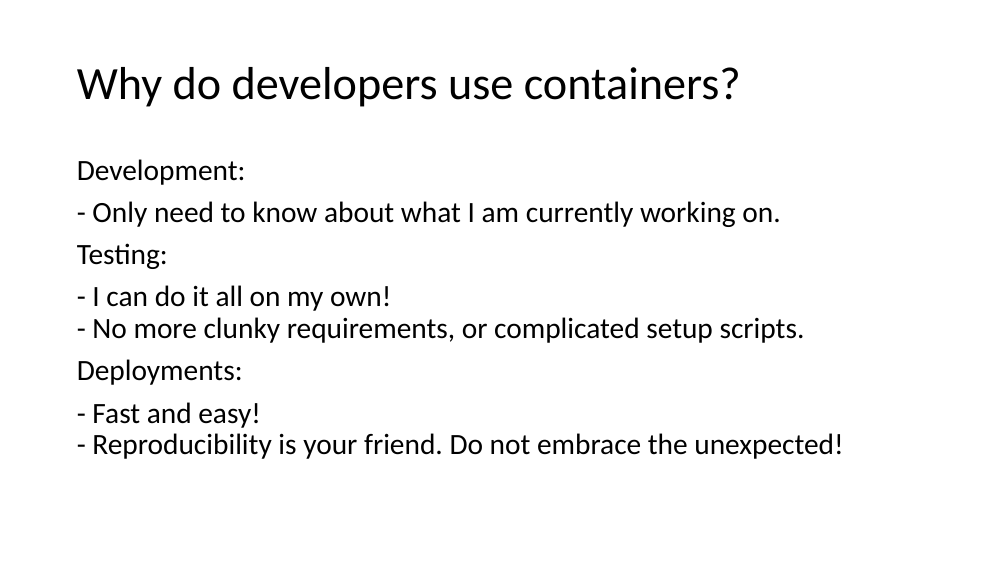
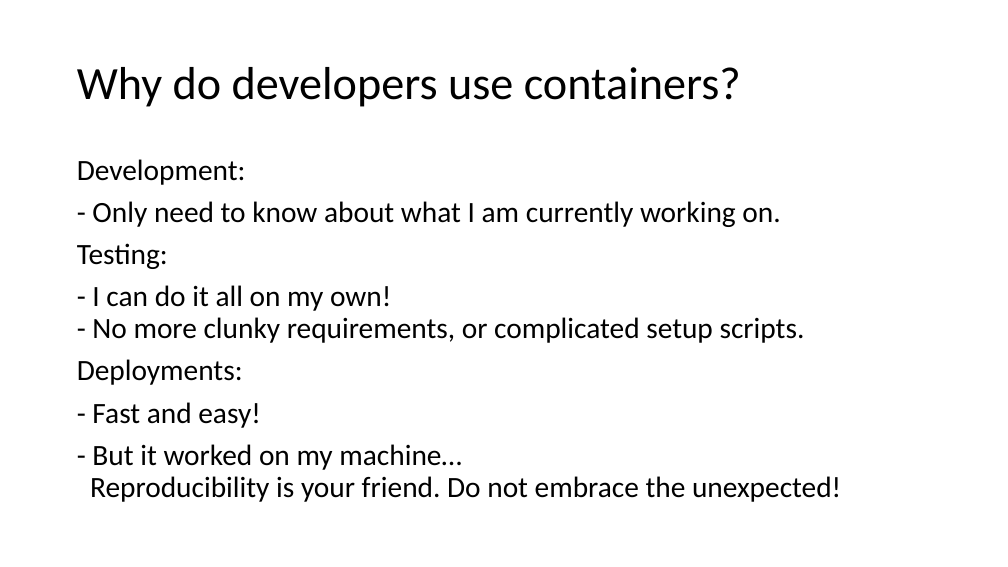
Before and after one commit to agsimeonov/docker-intro-presentation, a slide deck: slide 10 of docker-intro-presentation.pptx. Drawn at 1008x567 pixels with LibreOffice and Linux fonts; fonts in the diff are those of the drawing. Boxes give left, top, right and bottom in pixels: in the first picture for what was removed or moved away, otherwise in the second. Text is boxed around its words. In the diff, an @@ line names an element or a change of style, - is before the commit and + after.

```diff
--- a/docker-intro-presentation.pptx
+++ b/docker-intro-presentation.pptx
@@ text at <box>90,402,841,502</box>: text changed @@
-- Fast and easy!
-- Reproducibility is your friend. Do not embrace the unexpected!
+- Fast and easy!
+- But it worked on my machine…
+Reproducibility is your friend. Do not embrace the unexpected!
```
Also in this commit, not shown: 8 other slides changed, 3 slides added, 2 other files.
